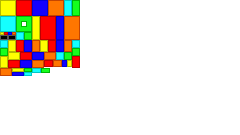
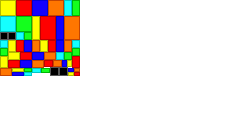
The second w=240, h=135 image is a revision of the first. Changes to its layers:
painted on "eyes" over left=0, top=32, right=68, bottom=76
painted on "head" over left=21, top=21, right=27, bottom=27
painted on "neck" over left=0, top=32, right=80, bottom=76
